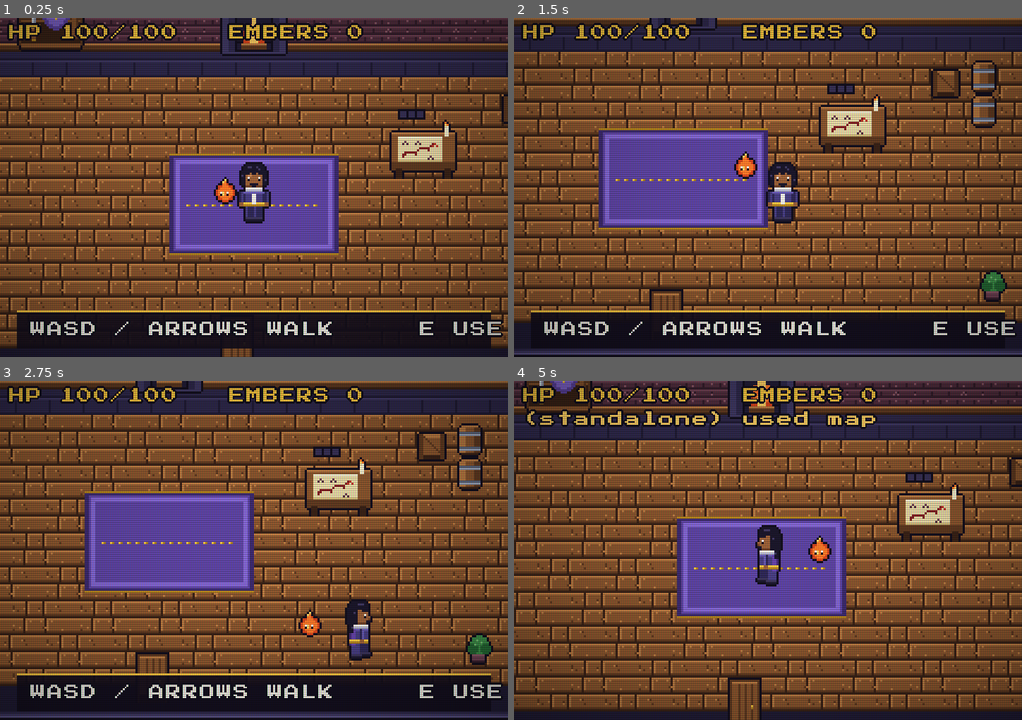
Above: before the commit, frames 1-4 (two rows, left to right).
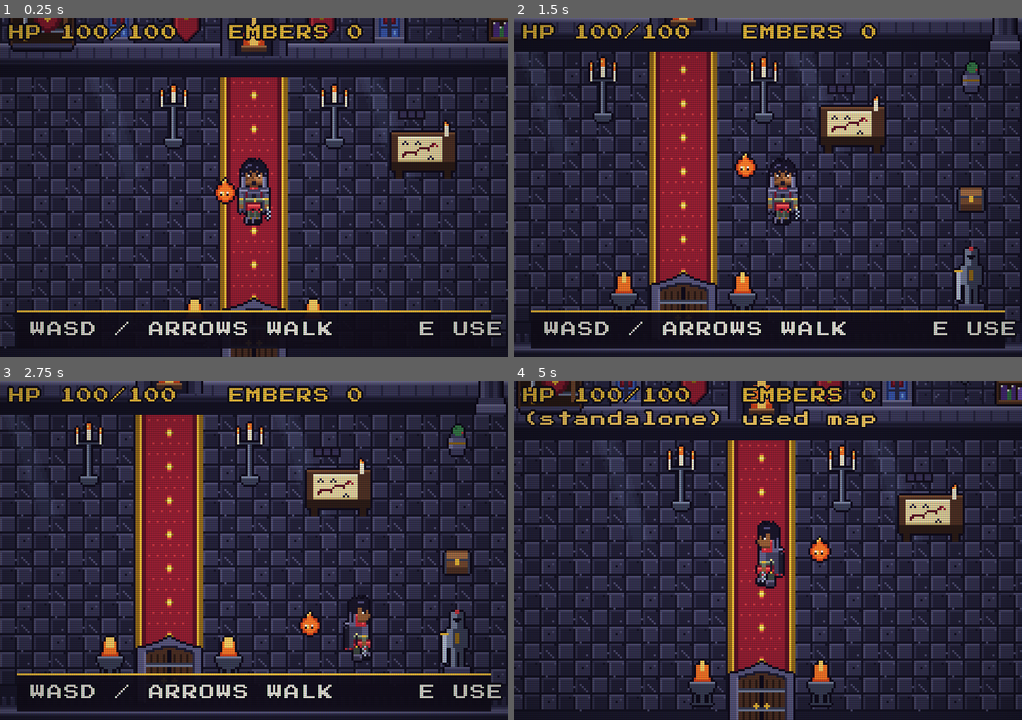
Above: after the commit, the same moments.

Repository: HeisLazi/python-tutorial-DiddyDungeon
Game: Godot game, scene res://scenes/main.tscn
Same seed, same stepped clock (60 frames per second), same inputs: the game is played once before the commit and once after it.
Inputs:
- Up to frame 1 (0.25 s): no input
- Up to frame 2 (1.5 s): tap Enter at 0.5, 1.35 s; hold D 0.53-1.28 s; tap E at 0.6 s; tap Space at 0.77 s; hold S from 1.28 s (still down)
- Up to frame 3 (2.75 s): tap Space at 1.52 s; release S at 2.03 s; hold D from 2.03 s (still down); tap Z at 2.1 s
- Up to frame 4 (5 s): release D at 2.78 s; hold W 2.78-3.53 s; tap E at 2.85 s; tap Space at 3.02, 3.77, 4.52 s; hold A from 3.53 s (still down); tap Enter at 3.6 s; tap Z at 4.35 s

The runs differ from the first frame. In frame 1, 76% of the frame differs, in the area x 0-100%, y 0-100%; in frame 2, 80%; in frame 3, 80%; in frame 4, 86%.

Commit message:
Home: a gothic castle hall, and a vampire hunter
- The room is now a castle hall: polished marble checker floor, stone
  block walls with a plinth and cornice, a crimson carpet runner from
  the great pointed-arch door to the arched hearth, stained-glass
  windows with moonbeams, banners, sconces, candelabras, braziers,
  fluted pillars, armour statues, urns and a chest. The stations keep
  working (Hearth, Armory rack, Map table, door to the Forge).
- The hunter is redrawn as a Castlevania-style vampire hunter: black
  high-collared cloak lined crimson, dark tunic with a grey-green belt
  band, torn red tabard, gold-and-steel bracers, sword scabbard, chain
  whip and black boots, keeping the avatar's umber skin, locs and goatee.
  Walk cycle with swaying cloak hem in four directions.

Co-Authored-By: Claude Sonnet 5.5 <noreply@anthropic.com>
Claude-Session: https://claude.ai/code/session_01XKa5GiHz4hgUAXbB38qzxx

Diff:
--- a/ide/home-godot/art/tiles.json
+++ b/ide/home-godot/art/tiles.json
@@ -5,154 +5,184 @@
   "w": 16,
   "h": 16
  },
- "floor_1": {
+ "wall_face_0": {
   "x": 17,
   "y": 0,
   "w": 16,
   "h": 16
  },
- "rug_edge": {
+ "floor_1": {
   "x": 34,
   "y": 0,
   "w": 16,
   "h": 16
  },
- "rug_mid": {
+ "wall_face_1": {
   "x": 51,
   "y": 0,
   "w": 16,
   "h": 16
  },
- "wall_face_0": {
+ "carpet": {
   "x": 68,
+  "y": 0,
+  "w": 32,
+  "h": 16
+ },
+ "wall_top": {
+  "x": 101,
   "y": 0,
   "w": 16,
   "h": 16
  },
- "wall_face_1": {
-  "x": 85,
+ "plinth": {
+  "x": 118,
   "y": 0,
   "w": 16,
   "h": 16
  },
- "wall_top": {
-  "x": 102,
-  "y": 0,
-  "w": 16,
-  "h": 16
- },
- "skirting": {
-  "x": 119,
-  "y": 0,
-  "w": 16,
-  "h": 16
- },
- "torch_0": {
-  "x": 136,
+ "sconce_0": {
+  "x": 135,
   "y": 0,
   "w": 16,
   "h": 16
  },
  "fire_0": {
-  "x": 153,
+  "x": 152,
   "y": 0,
   "w": 32,
   "h": 32
  },
  "candle_0": {
-  "x": 186,
+  "x": 185,
   "y": 0,
   "w": 32,
   "h": 28
  },
  "pyr_0": {
-  "x": 219,
+  "x": 218,
   "y": 0,
   "w": 16,
   "h": 16
  },
- "torch_1": {
-  "x": 236,
+ "candelabra_0": {
+  "x": 235,
+  "y": 0,
+  "w": 16,
+  "h": 32
+ },
+ "brazier_0": {
+  "x": 252,
+  "y": 0,
+  "w": 16,
+  "h": 24
+ },
+ "sconce_1": {
+  "x": 269,
   "y": 0,
   "w": 16,
   "h": 16
  },
  "fire_1": {
-  "x": 0,
-  "y": 33,
+  "x": 286,
+  "y": 0,
   "w": 32,
   "h": 32
  },
  "candle_1": {
-  "x": 33,
+  "x": 0,
   "y": 33,
   "w": 32,
   "h": 28
  },
  "pyr_1": {
-  "x": 66,
+  "x": 33,
   "y": 33,
   "w": 16,
   "h": 16
  },
+ "candelabra_1": {
+  "x": 50,
+  "y": 33,
+  "w": 16,
+  "h": 32
+ },
+ "brazier_1": {
+  "x": 67,
+  "y": 33,
+  "w": 16,
+  "h": 24
+ },
  "fire_out": {
-  "x": 83,
+  "x": 84,
   "y": 33,
   "w": 32,
   "h": 32
  },
  "window": {
-  "x": 116,
+  "x": 117,
+  "y": 33,
+  "w": 16,
+  "h": 32
+ },
+ "banner": {
+  "x": 134,
+  "y": 33,
+  "w": 16,
+  "h": 32
+ },
+ "pillar": {
+  "x": 151,
+  "y": 33,
+  "w": 16,
+  "h": 48
+ },
+ "armor": {
+  "x": 168,
+  "y": 33,
+  "w": 16,
+  "h": 32
+ },
+ "door": {
+  "x": 185,
+  "y": 33,
+  "w": 32,
+  "h": 32
+ },
+ "chest": {
+  "x": 218,
   "y": 33,
   "w": 16,
   "h": 16
  },
- "door": {
-  "x": 133,
-  "y": 33,
-  "w": 16,
-  "h": 24
- },
- "barrel": {
-  "x": 150,
-  "y": 33,
-  "w": 16,
-  "h": 16
- },
- "crate": {
-  "x": 167,
-  "y": 33,
-  "w": 16,
-  "h": 16
- },
- "plant": {
-  "x": 184,
+ "urn": {
+  "x": 235,
   "y": 33,
   "w": 16,
   "h": 16
  },
  "bookshelf": {
-  "x": 201,
+  "x": 252,
   "y": 33,
   "w": 16,
   "h": 32
  },
- "rug_big": {
-  "x": 0,
-  "y": 66,
-  "w": 80,
-  "h": 48
- },
  "armory": {
-  "x": 81,
-  "y": 66,
+  "x": 269,
+  "y": 33,
   "w": 32,
   "h": 28
  },
  "shadow": {
-  "x": 114,
-  "y": 66,
+  "x": 302,
+  "y": 33,
   "w": 16,
   "h": 8
+ },
+ "moonbeam": {
+  "x": 0,
+  "y": 82,
+  "w": 32,
+  "h": 48
  }
 }
--- a/ide/home-godot/art/tiles_data.gd
+++ b/ide/home-godot/art/tiles_data.gd
@@ -3,29 +3,34 @@
 
 const REGIONS := {
 	"floor_0": Rect2(0, 0, 16, 16),
-	"floor_1": Rect2(17, 0, 16, 16),
-	"rug_edge": Rect2(34, 0, 16, 16),
-	"rug_mid": Rect2(51, 0, 16, 16),
-	"wall_face_0": Rect2(68, 0, 16, 16),
-	"wall_face_1": Rect2(85, 0, 16, 16),
-	"wall_top": Rect2(102, 0, 16, 16),
-	"skirting": Rect2(119, 0, 16, 16),
-	"torch_0": Rect2(136, 0, 16, 16),
-	"fire_0": Rect2(153, 0, 32, 32),
-	"candle_0": Rect2(186, 0, 32, 28),
-	"pyr_0": Rect2(219, 0, 16, 16),
-	"torch_1": Rect2(236, 0, 16, 16),
-	"fire_1": Rect2(0, 33, 32, 32),
-	"candle_1": Rect2(33, 33, 32, 28),
-	"pyr_1": Rect2(66, 33, 16, 16),
-	"fire_out": Rect2(83, 33, 32, 32),
-	"window": Rect2(116, 33, 16, 16),
-	"door": Rect2(133, 33, 16, 24),
-	"barrel": Rect2(150, 33, 16, 16),
-	"crate": Rect2(167, 33, 16, 16),
-	"plant": Rect2(184, 33, 16, 16),
-	"bookshelf": Rect2(201, 33, 16, 32),
-	"rug_big": Rect2(0, 66, 80, 48),
-	"armory": Rect2(81, 66, 32, 28),
-	"shadow": Rect2(114, 66, 16, 8),
+	"wall_face_0": Rect2(17, 0, 16, 16),
+	"floor_1": Rect2(34, 0, 16, 16),
+	"wall_face_1": Rect2(51, 0, 16, 16),
+	"carpet": Rect2(68, 0, 32, 16),
+	"wall_top": Rect2(101, 0, 16, 16),
+	"plinth": Rect2(118, 0, 16, 16),
+	"sconce_0": Rect2(135, 0, 16, 16),
+	"fire_0": Rect2(152, 0, 32, 32),
+	"candle_0": Rect2(185, 0, 32, 28),
+	"pyr_0": Rect2(218, 0, 16, 16),
+	"candelabra_0": Rect2(235, 0, 16, 32),
+	"brazier_0": Rect2(252, 0, 16, 24),
+	"sconce_1": Rect2(269, 0, 16, 16),
+	"fire_1": Rect2(286, 0, 32, 32),
+	"candle_1": Rect2(0, 33, 32, 28),
+	"pyr_1": Rect2(33, 33, 16, 16),
+	"candelabra_1": Rect2(50, 33, 16, 32),
+	"brazier_1": Rect2(67, 33, 16, 24),
+	"fire_out": Rect2(84, 33, 32, 32),
+	"window": Rect2(117, 33, 16, 32),
+	"banner": Rect2(134, 33, 16, 32),
+	"pillar": Rect2(151, 33, 16, 48),
+	"armor": Rect2(168, 33, 16, 32),
+	"door": Rect2(185, 33, 32, 32),
+	"chest": Rect2(218, 33, 16, 16),
+	"urn": Rect2(235, 33, 16, 16),
+	"bookshelf": Rect2(252, 33, 16, 32),
+	"armory": Rect2(269, 33, 32, 28),
+	"shadow": Rect2(302, 33, 16, 8),
+	"moonbeam": Rect2(0, 82, 32, 48),
 }
--- a/ide/home-godot/scripts/home.gd
+++ b/ide/home-godot/scripts/home.gd
@@ -36,6 +36,7 @@
 var pyr := Sprite2D.new()
 var hearth_sprite: Sprite2D
 var torches: Array[Sprite2D] = []
+var flames: Array[Dictionary] = []
 var candle: Sprite2D
 var camera := Camera2D.new()
 var hud := CanvasLayer.new()
@@ -132,7 +133,14 @@
 	stations.append({"id": id, "label": label, "area": area, "pip": pip_at})
 
 
+func _flame(parent: Node, base: String, at: Vector2, from_feet := false) -> Sprite2D:
+	var sprite := _piece(parent, base + "_0", at, from_feet)
+	flames.append({"sprite": sprite, "base": base})
+	return sprite
+
+
 func _build_room() -> void:
+	# A castle hall: a stone wall with a plinth, a polished marble checker floor.
 	for y in ROWS:
 		for x in COLS:
 			var piece := "floor_%d" % ((x + y) % 2)
@@ -141,37 +149,54 @@
 			elif y == 1 or y == 2:
 				piece = "wall_face_%d" % (x % 2)
 			elif y == 3:
-				piece = "skirting"
+				piece = "plinth"
 			_piece(background, piece, Vector2(x * T, y * T))
-	_piece(background, "rug_big", Vector2(120, 100))
-	for wx in [3, 16]:
-		_piece(background, "window", Vector2(wx * T, T))
-	for tx in [7, 12]:
-		torches.append(_piece(background, "torch_0", Vector2(tx * T, T + 2)))
-	# Wall pieces: the bookshelves, the Hearth and the Armory rack.
-	_piece(background, "bookshelf", Vector2(24, 48), true)
-	_piece(background, "bookshelf", Vector2(296, 48), true)
+	# The red carpet runs from the great door to the hearth.
+	for y in range(4, 12):
+		_piece(background, "carpet", Vector2(144, y * T))
+	# Moonlight falls from the windows onto the marble.
+	for wx in [88, 216]:
+		_piece(background, "moonbeam", Vector2(wx - 10, 64))
+	# On the wall: pillars, stained glass, banners and sconces.
+	for px in [0, 304]:
+		_piece(background, "pillar", Vector2(px, 16))
+	for wx in [88, 216]:
+		_piece(background, "window", Vector2(wx, 16))
+	for bx in [120, 184]:
+		_piece(background, "banner", Vector2(bx, 16))
+	for sx in [248, 108]:
+		torches.append(_piece(background, "sconce_0", Vector2(sx, 22)))
+	_piece(background, "bookshelf", Vector2(28, 48), true)
+	_piece(background, "bookshelf", Vector2(278, 48), true)
 	hearth_sprite = _piece(background, "fire_0", Vector2(160, 54), true)
-	_piece(background, "armory", Vector2(64, 52), true)
-	_piece(background, "door", Vector2(152, 200), true)
+	_piece(background, "armory", Vector2(60, 52), true)
+	_piece(background, "door", Vector2(160, 200), true)
 	# The world's walls and edges.
 	_block(Rect2(0, 0, WORLD.x, 64))
 	_block(Rect2(0, 192, WORLD.x, 16))
 	_block(Rect2(-16, 0, 24, WORLD.y))
 	_block(Rect2(WORLD.x - 8, 0, 24, WORLD.y))
-	# Things you can walk around: the Map table, barrels, crates and plants.
+	# Things you can walk around: the Map table, candelabras, braziers, statues, urns and a chest.
 	_piece(world, "shadow", Vector2(240, 114), true).z_index = -1
-	var table := _piece(world, "candle_0", Vector2(240, 112), true)
-	candle = table
+	candle = _piece(world, "candle_0", Vector2(240, 112), true)
 	_block(Rect2(224, 98, 32, 14))
-	for item in [["barrel", Vector2(302, 84)], ["barrel", Vector2(302, 100)], ["crate", Vector2(284, 86)], ["plant", Vector2(14, 82)], ["plant", Vector2(306, 182)], ["plant", Vector2(14, 182)]]:
-		_piece(world, item[0], item[1], true)
-		_block(Rect2(item[1].x - 6, item[1].y - 6, 12, 6))
+	for at in [Vector2(122, 98), Vector2(198, 98)]:
+		_flame(world, "candelabra", at, true)
+		_block(Rect2(at.x - 5, at.y - 5, 10, 5))
+	for at in [Vector2(132, 190), Vector2(188, 190)]:
+		_flame(world, "brazier", at, true)
+		_block(Rect2(at.x - 6, at.y - 6, 12, 6))
+	for at in [Vector2(24, 188), Vector2(296, 188)]:
+		_piece(world, "armor", at, true)
+		_block(Rect2(at.x - 7, at.y - 6, 14, 6))
+	for at in [Vector2(24, 84), Vector2(296, 84), Vector2(296, 140)]:
+		_piece(world, "urn" if at.y < 100 else "chest", at, true)
+		_block(Rect2(at.x - 6, at.y - 6, 12, 6))
 	# The stations you use. Each area is where the hunter stands to use it.
-	_station("hearth", "Rest at the Hearth", Rect2(140, 62, 40, 24), Vector2(160, 14))
-	_station("armory", "Open the Armory", Rect2(44, 62, 40, 24), Vector2(64, 18))
+	_station("hearth", "Rest at the Hearth", Rect2(140, 62, 40, 24), Vector2(160, 12))
+	_station("armory", "Open the Armory", Rect2(40, 62, 40, 24), Vector2(60, 16))
 	_station("map", "Plan a Dungeon run", Rect2(214, 112, 52, 24), Vector2(240, 80))
-	_station("door", "Go to the Forge", Rect2(134, 168, 36, 24), Vector2(152, 172))
+	_station("door", "Go to the Forge", Rect2(134, 168, 52, 24), Vector2(160, 164))
 
 
 func _build_hunter() -> void:
@@ -352,7 +377,9 @@
 func _animate_room() -> void:
 	var beat := int(clock * 4.0) % 2
 	for torch in torches:
-		_set_piece(torch, "torch_%d" % beat)
+		_set_piece(torch, "sconce_%d" % beat)
+	for flame in flames:
+		_set_piece(flame["sprite"], "%s_%d" % [flame["base"], (beat + int(flame["sprite"].position.x) % 2) % 2])
 	_set_piece(hearth_sprite, ("fire_%d" % beat) if bool(state["fire_lit"]) else "fire_out")
 	_set_piece(candle, "candle_%d" % beat)
 
Binary file changed: ide/home-godot/art/hunter.png
Binary file changed: ide/home-godot/art/tiles.png
Not shown, added: ide/home-godot/shot_a.png.import
Not shown, added: ide/home-godot/shot_atlas.png.import
Not shown, added: ide/home-godot/shot_b.png.import
Not shown, added: ide/home-godot/shot_c.png.import
Not shown, added: ide/home-godot/shot_d.png.import
Not shown, added: ide/home-godot/shot_hunter.png.import
Not shown, changed: README.md
Not shown, changed: tools/home_art/make_hunter.py
Not shown, changed: tools/home_art/make_tiles.py
